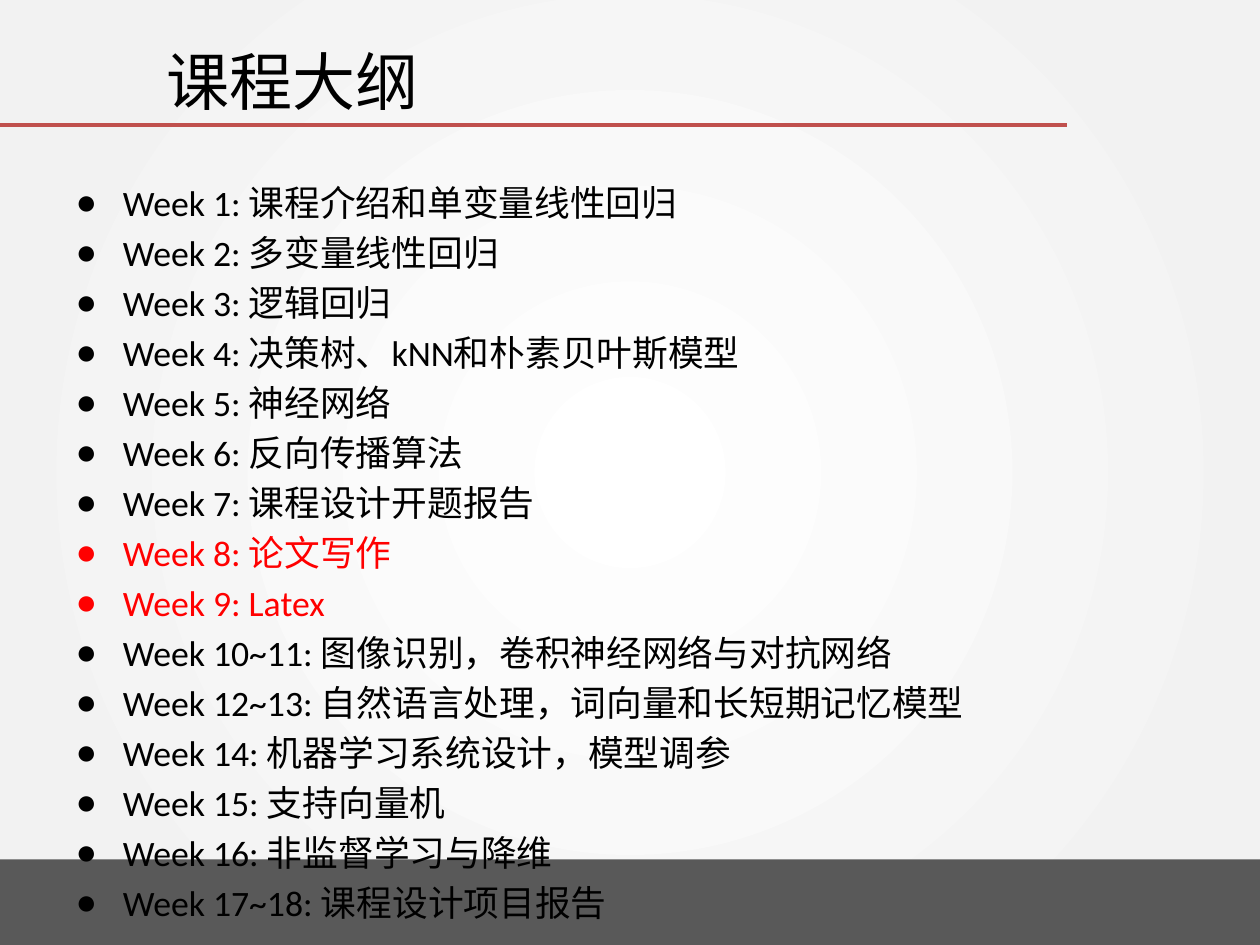
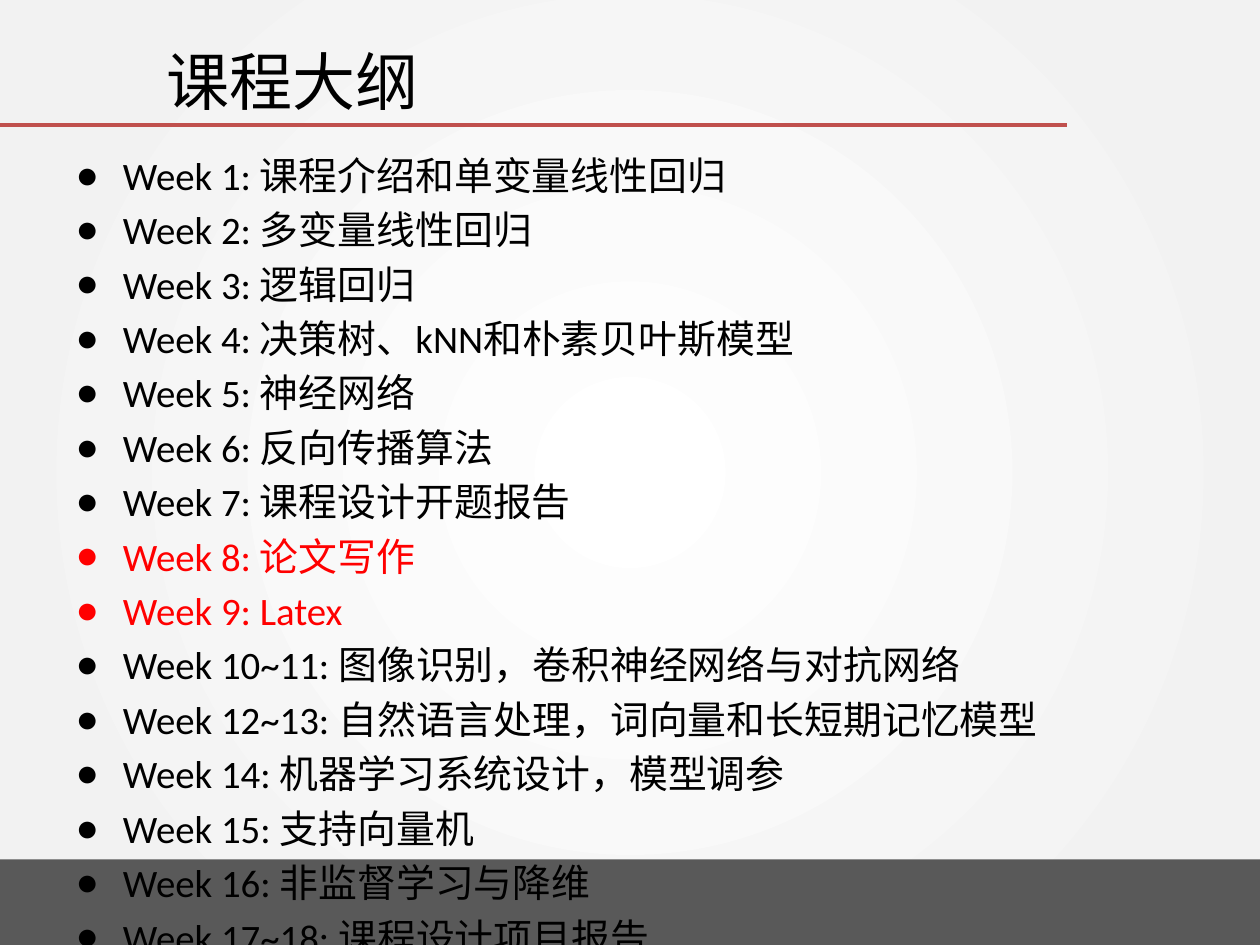
Before and after one commit to DavidPeng11/Artificial_Intelligence_2018, a slide deck: slide 20 of chapter 01 - Linear regression with one variable/Aritificial_Intelligence.pptx (slide 19 before the commit). Drawn at 1260x945 pixels with LibreOffice and Linux fonts; fonts in the diff are those of the drawing; background and template pictures are left out. Boxes give left, top, right and bottom in pixels: in the first picture for what was removed or moved away, otherwise in the second. Text is boxed around its words. In the diff, an @@ line names an element or a change of style, - is before the commit and + after.

```diff
--- a/chapter 01 - Linear regression with one variable/Aritificial_Intelligence.pptx
+++ b/chapter 01 - Linear regression with one variable/Aritificial_Intelligence.pptx
@@ text "Week 1: 课程介绍和单变量线性回归": place and size @@
-text "Week 1: 课程介绍和单变量线性回归" at <box>123,185,964,869</box>
+text "Week 1: 课程介绍和单变量线性回归" at <box>123,157,1037,900</box>
@@ text "Week 1: 课程介绍和单变量线性回归" at <box>123,157,1037,900</box>: size 20.4 to 22.2 pt @@
```
Also in this commit, not shown: 3 other slides changed, 1 slide added, 2 other files.
